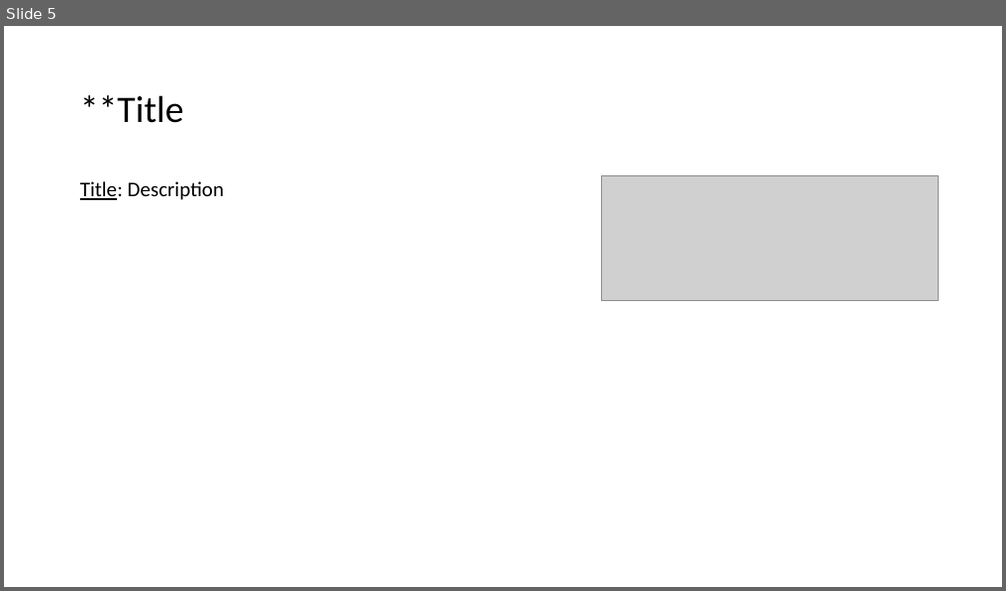
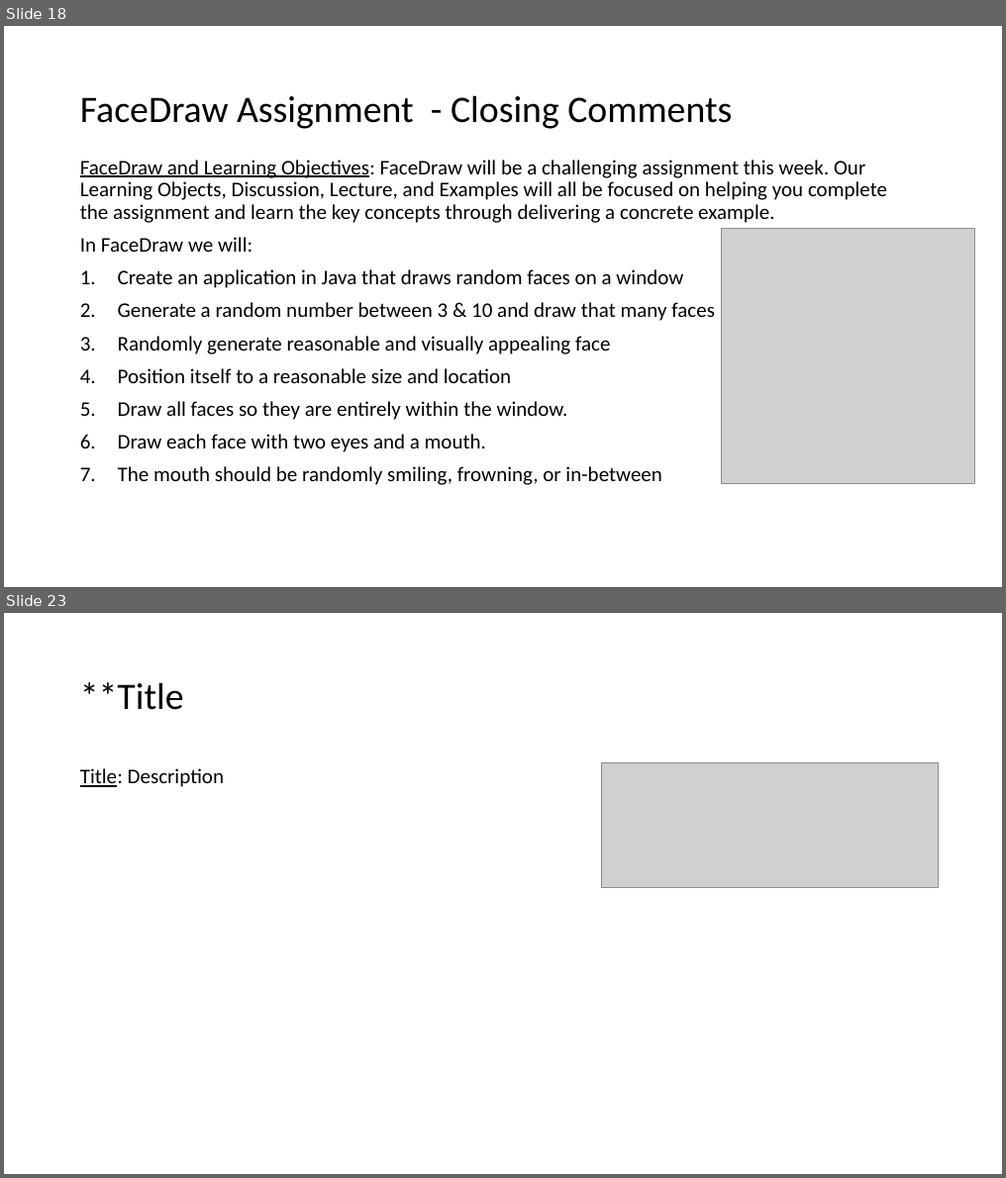
Before and after one commit to EricJPogue/www-epogue-info, a slide deck: CPSC-24500/Week03/2017SpringW03Slides.pptx. Shown one above the other, each under a label of ours: slide 5 before the commit, slides 18 and 23 after it; the slides between them are not shown. The pictures are 1006x591 and 1006x1178 pixels, drawn with LibreOffice and Linux fonts; fonts in the diff are those of the drawing; grey boxes stand for pictures. Boxes give left, top, right and bottom in pixels: in the first picture for what was removed or moved away, otherwise in the second. Text is boxed around its words. In the diff, an @@ line names an element or a change of style, - is before the commit and + after.

Commit message:
Add and update week 3 files.

```diff
--- a/CPSC-24500/Week03/2017SpringW03Slides.pptx
+++ b/CPSC-24500/Week03/2017SpringW03Slides.pptx
@@ slide 18 added at (x1=4, y1=26, x2=1002, y2=587), background #FFFFFF @@
@@ title added at (x1=80, y1=95, x2=732, y2=129), 36 pt, text #000000 @@
+FaceDraw Assignment - Closing Comments
@@ text added at (x1=80, y1=160, x2=887, y2=485), 20 pt, text #000000 @@
+FaceDraw and Learning Objectives: FaceDraw will be a challenging assignment this week. Our Learning Objects, Discussion, Lecture, and Examples will all be focused on helping you complete the assignment and learn the key concepts through delivering a concrete example.
+In FaceDraw we will:
+1. Create an application in Java that draws random faces on a window
+2. Generate a random number between 3 & 10 and draw that many faces
+3. Randomly generate reasonable and visually appealing face
+4. Position itself to a reasonable size and location
+5. Draw all faces so they are entirely within the window.
+6. Draw each face with two eyes and a mouth.
+7. The mouth should be randomly smiling, frowning, or in-between
@@ picture added at (x1=721, y1=229, x2=975, y2=484) @@
@@ what was slide 5 is now slide 23 @@
```
Also in this commit, not shown: 4 slides changed, 16 other slides added, 9 slides removed, 5 other files.
